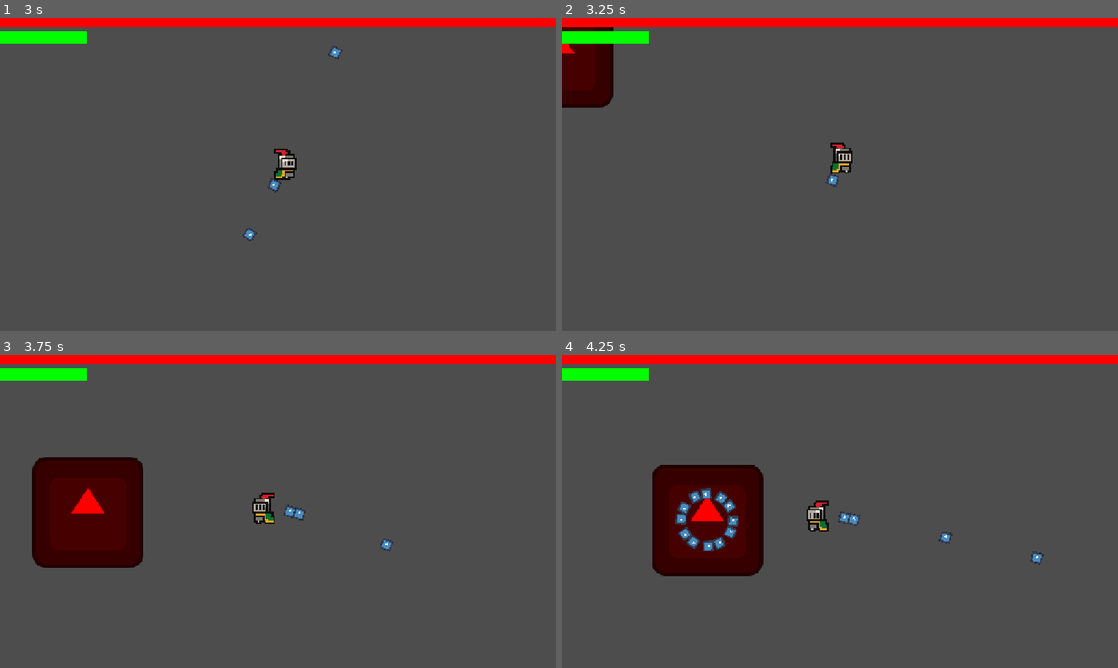
Above: before the commit, frames 1-4 (two rows, left to right).
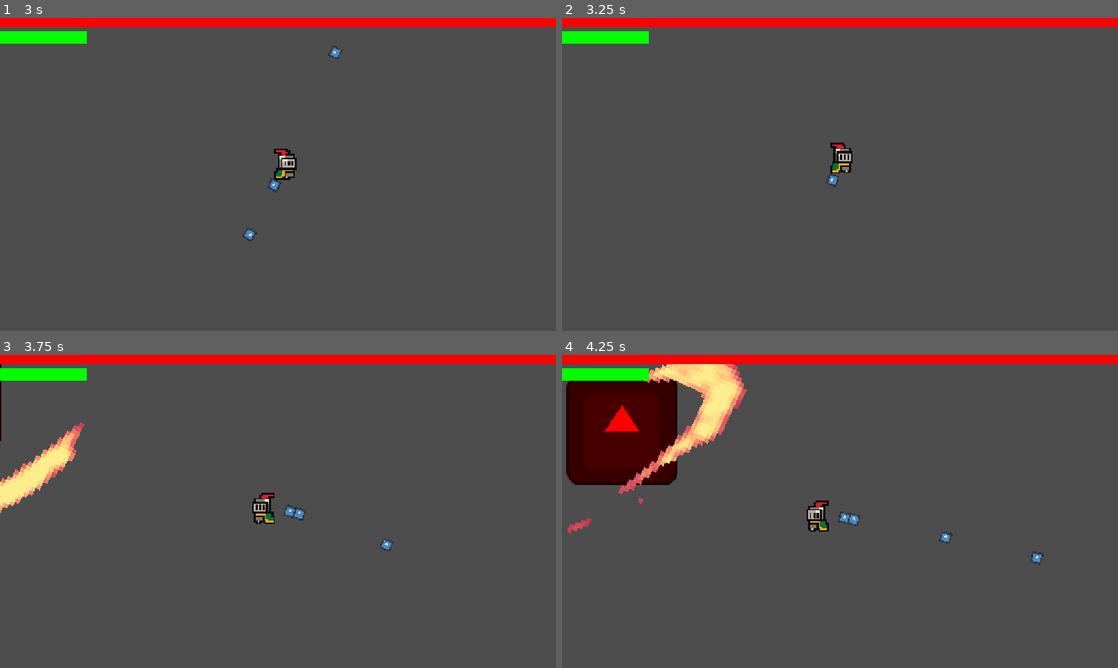
Above: after the commit, the same moments.

Repository: andyhi93/godot-FSM-boss-template
Game: Godot game, scene res://Scenes/Main.tscn
The game is run twice, just before and just after one commit, with the same random seed, the same clock (stepped at 60 frames per second) and the same inputs. The engine's default icon, where the game draws it, is replaced by a stand-in: a white triangle on a blue panel in a dark square.
Inputs (mouse positions are in pixels of both pictures, inside the frame that each line leads up to):
- Up to frame 1 (3 s): tap Enter at 0.5 s; move the mouse to (400, 158) at 0.52 s; press the mouse at (400, 158) at 0.53 s; hold D (move_right) 0.53-1.28 s; move the mouse to (166, 190) at 1.27 s; release the mouse at (166, 190) at 1.28 s; hold S (move_down) 1.28-2.03 s; click (166, 190) at 1.35 s; move the mouse to (333, 105) at 2.02 s; press the mouse at (333, 105) at 2.03 s; hold D (move_right) 2.03-2.78 s; move the mouse to (250, 237) at 2.77 s; release the mouse at (250, 237) at 2.78 s; hold W (move_up) from 2.78 s (still down); click (250, 237) at 2.85 s
- Up to frame 2 (3.25 s): keep holding W (move_up)
- Up to frame 3 (3.75 s): move the mouse to (444, 558) at 3.52 s; release W (move_up) at 3.53 s; press the mouse at (444, 558) at 3.53 s; hold A (move_left) from 3.53 s (still down)
- Up to frame 4 (4.25 s): keep holding A (move_left)

Frame 1 is identical in both runs. In frame 2, 2.0% of the frame differs, in the area x 0-10%, y 2-29%; in frame 3, 8.0%; in frame 4, 15%, in the area x 0-37%, y 2-71%.

Commit message:
MeleeSlash with Week1 examples

Diff:
--- /dev/null
+++ b/Scenes/Slash.tscn
@@ -0,0 +1,130 @@
+[gd_scene format=3 uid="uid://dgp56bbcy0nse"]
+
+[ext_resource type="Texture2D" uid="uid://cblohpyugb3cj" path="res://Resources/Slash.png" id="1_toeeg"]
+[ext_resource type="Script" uid="uid://ekxqcgp1cgob" path="res://Scripts/Slash.gd" id="1_xvggk"]
+
+[sub_resource type="AtlasTexture" id="AtlasTexture_xvggk"]
+atlas = ExtResource("1_toeeg")
+region = Rect2(0, 0, 64, 64)
+
+[sub_resource type="AtlasTexture" id="AtlasTexture_o0t04"]
+atlas = ExtResource("1_toeeg")
+region = Rect2(64, 0, 64, 64)
+
+[sub_resource type="AtlasTexture" id="AtlasTexture_1w385"]
+atlas = ExtResource("1_toeeg")
+region = Rect2(128, 0, 64, 64)
+
+[sub_resource type="AtlasTexture" id="AtlasTexture_mcc6n"]
+atlas = ExtResource("1_toeeg")
+region = Rect2(192, 0, 64, 64)
+
+[sub_resource type="AtlasTexture" id="AtlasTexture_cwxi1"]
+atlas = ExtResource("1_toeeg")
+region = Rect2(256, 0, 64, 64)
+
+[sub_resource type="AtlasTexture" id="AtlasTexture_3ltly"]
+atlas = ExtResource("1_toeeg")
+region = Rect2(320, 0, 64, 64)
+
+[sub_resource type="AtlasTexture" id="AtlasTexture_5f4v7"]
+atlas = ExtResource("1_toeeg")
+region = Rect2(384, 0, 64, 64)
+
+[sub_resource type="AtlasTexture" id="AtlasTexture_44txb"]
+atlas = ExtResource("1_toeeg")
+region = Rect2(448, 0, 64, 64)
+
+[sub_resource type="AtlasTexture" id="AtlasTexture_3t8i3"]
+atlas = ExtResource("1_toeeg")
+region = Rect2(512, 0, 64, 64)
+
+[sub_resource type="AtlasTexture" id="AtlasTexture_dkqvn"]
+atlas = ExtResource("1_toeeg")
+region = Rect2(576, 0, 64, 64)
+
+[sub_resource type="AtlasTexture" id="AtlasTexture_xycoh"]
+atlas = ExtResource("1_toeeg")
+region = Rect2(640, 0, 64, 64)
+
+[sub_resource type="AtlasTexture" id="AtlasTexture_5mtq8"]
+atlas = ExtResource("1_toeeg")
+region = Rect2(704, 0, 64, 64)
+
+[sub_resource type="AtlasTexture" id="AtlasTexture_5serk"]
+atlas = ExtResource("1_toeeg")
+region = Rect2(768, 0, 64, 64)
+
+[sub_resource type="AtlasTexture" id="AtlasTexture_jryha"]
+atlas = ExtResource("1_toeeg")
+region = Rect2(832, 0, 64, 64)
+
+[sub_resource type="SpriteFrames" id="SpriteFrames_opdhf"]
+animations = [{
+"frames": [{
+"duration": 1.0,
+"texture": SubResource("AtlasTexture_xvggk")
+}, {
+"duration": 1.0,
+"texture": SubResource("AtlasTexture_o0t04")
+}, {
+"duration": 1.0,
+"texture": SubResource("AtlasTexture_1w385")
+}, {
+"duration": 1.0,
+"texture": SubResource("AtlasTexture_mcc6n")
+}, {
+"duration": 1.0,
+"texture": SubResource("AtlasTexture_cwxi1")
+}, {
+"duration": 1.0,
+"texture": SubResource("AtlasTexture_3ltly")
+}, {
+"duration": 1.0,
+"texture": SubResource("AtlasTexture_5f4v7")
+}, {
+"duration": 1.0,
+"texture": SubResource("AtlasTexture_44txb")
+}, {
+"duration": 1.0,
+"texture": SubResource("AtlasTexture_3t8i3")
+}, {
+"duration": 1.0,
+"texture": SubResource("AtlasTexture_dkqvn")
+}, {
+"duration": 1.0,
+"texture": SubResource("AtlasTexture_xycoh")
+}, {
+"duration": 1.0,
+"texture": SubResource("AtlasTexture_5mtq8")
+}, {
+"duration": 1.0,
+"texture": SubResource("AtlasTexture_5serk")
+}, {
+"duration": 1.0,
+"texture": SubResource("AtlasTexture_jryha")
+}],
+"loop": false,
+"name": &"slash",
+"speed": 5.0
+}]
+
+[node name="Slash" type="Area2D" unique_id=105324741]
+script = ExtResource("1_xvggk")
+damage = 1
+target_group = "Player"
+start_frame = 6
+end_frame = 8
+
+[node name="AnimatedSprite2D" type="AnimatedSprite2D" parent="." unique_id=1882417669]
+position = Vector2(-5.9000015, 0)
+rotation = -0.15882224
+sprite_frames = SubResource("SpriteFrames_opdhf")
+animation = &"slash"
+frame = 13
+frame_progress = 1.0
+
+[node name="CollisionPolygon2D" type="CollisionPolygon2D" parent="." unique_id=1120358792]
+position = Vector2(-5.9000015, 0)
+rotation = -0.15882224
+polygon = PackedVector2Array(37, -3, 25, 24, -12, 10, -30, -14)
--- a/Scenes/boss.tscn
+++ b/Scenes/boss.tscn
@@ -2,11 +2,13 @@
 
 [ext_resource type="Texture2D" uid="uid://dy1oqeyan4vbj" path="res://icon.svg" id="1_0154r"]
 [ext_resource type="Script" uid="uid://cb6te6sbpig3e" path="res://Scripts/Boss/boss.gd" id="1_wwfse"]
+[ext_resource type="PackedScene" uid="uid://dgp56bbcy0nse" path="res://Scenes/Slash.tscn" id="2_yq25j"]
 [ext_resource type="Script" uid="uid://b8bw3wd84i1w2" path="res://Scripts/Boss/Shooter.gd" id="3_qtle2"]
 [ext_resource type="Script" uid="uid://duw6eu3lt4g7m" path="res://Scripts/FSM/IdleState.gd" id="4_ukjjc"]
 [ext_resource type="PackedScene" uid="uid://b1ffqx8v7b1dc" path="res://Scenes/bullet.tscn" id="4_yq25j"]
 [ext_resource type="Script" uid="uid://25f4q8q40yat" path="res://Scripts/FSM/DashState.gd" id="5_n725y"]
 [ext_resource type="Script" uid="uid://dv1h1asx1c064" path="res://Scripts/FSM/ShootState.gd" id="7_odcco"]
+[ext_resource type="Script" uid="uid://dbxtjcjnb6028" path="res://Scripts/FSM/MeleeState.gd" id="9_odcco"]
 
 [sub_resource type="RectangleShape2D" id="RectangleShape2D_wwfse"]
 size = Vector2(250, 250)
@@ -18,6 +20,9 @@
 collision_layer = 2
 collision_mask = 0
 script = ExtResource("1_wwfse")
+slash_scene = ExtResource("2_yq25j")
+slash_offset = 150.0
+slash_scale = Vector2(10, 10)
 
 [node name="Sprite2D" type="Sprite2D" parent="." unique_id=1095612588]
 modulate = Color(1, 0, 0, 1)
@@ -47,4 +52,7 @@
 [node name="Shoot" type="Node2D" parent="States" unique_id=1472722649]
 script = ExtResource("7_odcco")
 
+[node name="Melee" type="Node2D" parent="States" unique_id=990740958]
+script = ExtResource("9_odcco")
+
 [connection signal="body_entered" from="DamageAura" to="." method="_on_damage_aura_body_entered"]
--- a/Scripts/Boss/boss.gd
+++ b/Scripts/Boss/boss.gd
@@ -2,9 +2,14 @@
 extends Core
 class_name Boss
 
+@export var slash_scene: PackedScene  # 記得把 Slash.tscn 拖進來！
+@export var slash_offset: float = 60.0 # 劍氣生成的偏移距離 (可以隨圖片大小微調)
+@export var slash_scale: Vector2 = Vector2(1, 1)
+
 @onready var idle_state: State = $States/Idle
 @onready var dash_state: State = $States/Dash
 @onready var shoot_state: State = $States/Shoot
+@onready var melee_state: State = $States/Melee
 
 @onready var shooter: Shooter = $Shooter
 
@@ -24,43 +29,55 @@
 func _physics_process(delta):
 	if is_dead: return
 
-	# --- 🏃 肉體執行區：根據當前狀態，決定物理速度 ---
-	if state == idle_state or state == shoot_state:
-		velocity = Vector2.ZERO # 發呆跟射擊時，停在原地
-
-	elif state == dash_state:
-		# 讀取 DashState 的計時器來決定行為
-		if state.time < 1.0:
-			velocity = Vector2.ZERO # 蓄力前搖 1 秒
-		else:
-			velocity = dash_direction * 800.0 # 衝刺！
-
 	super._physics_process(delta)
 
 # --- 🧠 大腦決策區：集中管理所有狀態切換 ---
 func select_state():
 	# 防禦性程式設計
-	if idle_state == null or dash_state == null or shoot_state == null:
+	if idle_state == null or dash_state == null or shoot_state == null or melee_state == null:
+		print("有State未導入")
 		return
 
 	if state == idle_state:
-		# 1. 發呆結束 -> 準備衝撞，先算好方向再切換
-		if player:
-			dash_direction = (player.global_position - global_position).normalized()
-		else:
-			dash_direction = Vector2.RIGHT
-		set_state(dash_state)
+		set_state(melee_state) # 發呆完先砍一刀
+		print("👹 Boss 決策 -> 近戰揮砍 (Melee)")
+
+	elif state == melee_state:
+		set_state(dash_state)  # 砍完接著衝撞
 		print("👹 Boss 決策 -> 鎖定玩家衝撞 (Dash)")
 
 	elif state == dash_state:
-		# 2. 衝撞結束 -> 切換到全方位射擊
-		set_state(shoot_state)
+		set_state(shoot_state) # 衝完發射彈幕
 		print("👹 Boss 決策 -> 開始全方位射擊 (Shoot)")
 
 	elif state == shoot_state:
-		# 3. 射擊結束 -> 回到發呆
-		set_state(idle_state)
+		set_state(idle_state)  # 射完回歸發呆
 		print("👹 Boss 決策 -> 休息發呆 (Idle)")
+
+# --- ⚔️ 提供給 MeleeState 呼叫的近戰攻擊指令 ---
+func execute_melee_attack():
+	if slash_scene == null:
+		push_error("🚨 忘記把 MeleeAura.tscn 拖進 Boss 的 Melee Scene 欄位了！")
+		return
+	if player == null: return
+
+	var slash = slash_scene.instantiate()
+	get_parent().add_child(slash) # 加在 Boss 的父節點(競技場)上，揮出後不會跟著 Boss 滑動
+
+	# 1. 計算 Boss 到玩家的方向向量
+	var dir = global_position.direction_to(player.global_position)
+
+	# 2. 設定位置 = Boss 中心點 + (方向向量 * 偏移距離)
+	slash.global_position = global_position + (dir * slash_offset)
+
+	# 3. 設定旋轉角度
+	# Godot 的 dir.angle() 預設 0 度是朝右。
+	# 因為你的劍氣圖片「預設朝下」，所以要扣掉 90 度 (相當於 PI / 2 弧度) 來校正！
+	slash.rotation = dir.angle() - (PI / 2.0)
+	# 4. 設定劍氣的大小！
+	# 只要在 Boss 的 Inspector 把 melee_scale 改成 (2, 2)，
+	# 劍氣的圖片和碰撞箱會同步等比例放大，不用再重新設定場景！
+	slash.scale = slash_scale
 
 # --- 🔫 提供給 ShootState 呼叫的武器開火指令 ---
 func execute_ring_attack():
--- a/Scripts/FSM/DashState.gd
+++ b/Scripts/FSM/DashState.gd
@@ -1,5 +1,28 @@
-# res://Scripts/Boss/DashState.gd
 extends State
-func do_update(_delta):
-	if time > 1.5: # 蓄力 1.0s + 衝刺 0.5s = 1.5s 標記完成
+
+@export var speed: float = 800.0
+var dash_direction: Vector2 = Vector2.ZERO
+
+func enter():
+	super.enter()
+
+	if core.player:
+		dash_direction = (core.player.global_position - core.global_position).normalized()
+	else:
+		dash_direction = Vector2.RIGHT
+
+func do_update(_delta: float):
+
+	# ✅ 前搖（1 秒）
+	if time < 1.0:
+		core.velocity = Vector2.ZERO
+
+	# ✅ 衝刺
+	else:
+		core.velocity = dash_direction * speed
+
+	# ✅ 1.5 秒後結束
+	if time > 1.5:
 		is_complete = true
+func exit():
+	core.velocity = Vector2.ZERO
--- a/Scripts/FSM/IdleState.gd
+++ b/Scripts/FSM/IdleState.gd
@@ -1,5 +1,10 @@
-# res://Scripts/Boss/IdleState.gd
 extends State
-func do_update(_delta):
-	if time > 2.0: # 時間大於兩秒，標記完成
+
+func do_update(_delta: float):
+
+	# ✅ 停止移動
+	core.velocity = Vector2.ZERO
+
+	# ✅ 2 秒結束
+	if time > 2.0:
 		is_complete = true
--- /dev/null
+++ b/Scripts/FSM/MeleeState.gd
@@ -0,0 +1,18 @@
+extends State
+
+var has_slashed: bool = false
+
+func enter():
+	super.enter()
+	has_slashed = false
+	core.velocity = Vector2.ZERO # 揮刀前先強制定住不動
+
+func do_update(_delta):
+	# 蓄力前搖：經過 0.5 秒後，才真正呼叫大腦生成劍氣
+	if time > 0.5 and not has_slashed:
+		core.execute_melee_attack()
+		has_slashed = true
+
+	# 收招硬直：揮刀後再停留 0.5 秒 (總共 1.0 秒)，才結束這個狀態
+	if time > 1.0:
+		is_complete = true
--- a/Scripts/FSM/ShootState.gd
+++ b/Scripts/FSM/ShootState.gd
@@ -9,7 +9,7 @@
 
 func fixed_do(_delta: float):
 	# 節奏設計：蓄力 0.5 秒後瞬間開火
-	if time > 0.5 and not has_fired:
+	if time > 0.2 and not has_fired:
 		# 呼叫大腦去扣扳機
 		if core.has_method("execute_ring_attack"):
 			core.execute_ring_attack()
--- /dev/null
+++ b/Scripts/Slash.gd
@@ -0,0 +1,45 @@
+extends Area2D
+
+# --- 自定義屬性面板 ---
+@export var damage: int = 10
+@export var target_group: String = "Enemy" # 決定要打誰：填 "Enemy" 打敵人，填 "Player" 打玩家
+@export var start_frame: int = 1           # 傷害開始判定的動畫幀
+@export var end_frame: int = 2             # 傷害結束判定的動畫幀
+
+@onready var anim = $AnimatedSprite2D
+
+# 核心防呆機制：「黑名單」陣列。
+# 記錄已經砍過誰，避免在同一刀的連續判定時間內，對同一個目標重複扣血。
+var hit_targets: Array = []
+
+func _ready():
+	# 1. 劍氣一生成，就立刻播放揮砍動畫
+	anim.play("slash")
+
+	# 2. 綁定動畫結束的內建訊號。當動畫播完時，自動去呼叫 _on_animation_finished
+	anim.animation_finished.connect(_on_animation_finished)
+
+func _physics_process(_delta):
+	# 3. 每秒 60 次檢查：現在播到的動畫幀，是不是剛好落在我們設定的「傷害有效區間」？
+	if anim.frame >= start_frame and anim.frame <= end_frame:
+		deal_damage()
+
+func deal_damage():
+	# 4. 瞬間掃描：取得目前剛好站在這個 Area2D 碰撞框內的所有物理實體
+	var targets = get_overlapping_bodies()
+
+	for target in targets:
+		# 條件 A：對方是不是我們要打的群組？
+		# 條件 B：他是不是還沒被這刀砍過？ (確保不在黑名單內)
+		if target.is_in_group(target_group) and target not in hit_targets:
+			# 條件 C：對方身上有沒有 take_damage 這個受傷功能？
+			if target.has_method("take_damage"):
+				target.take_damage(damage) # 給予傷害
+
+				# 扣血後立刻加入黑名單！這道劍氣消失前，絕對不會對他扣第二次血
+				hit_targets.append(target)
+
+func _on_animation_finished():
+	# 5. 動畫播完，劍氣完成任務。
+	# 呼叫 queue_free() 將「自己」排入引擎的安全銷毀佇列中，在幀末自動清除。
+	queue_free()
Binary file added: Resources/Slash.png
Not shown, added: Resources/Slash.png.import
Not shown, added: Scripts/FSM/MeleeState.gd.uid
Not shown, added: Scripts/Slash.gd.uid
